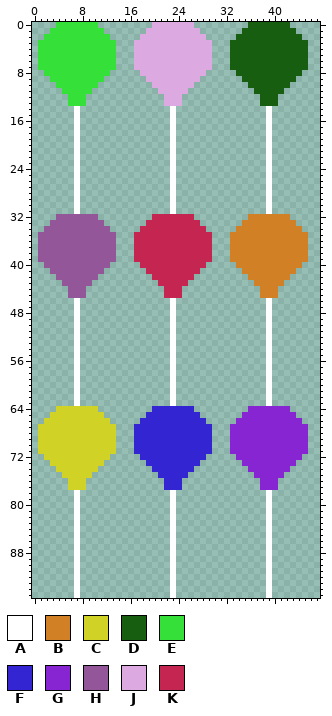
Sprite sheet -- graphics/balloons.png. The picture above was drawn from the file before the commit.
The file is 48x96 pixels. Pixels under 10% opacity are left out. Colours within 5 levels of each other are drawn and written as one.
Palette (. is transparent): A #ffffff  B #d28025  C #d0d225  D #185e11  E #35e139  F #3325d2  G #8725d2  H #935698  J #dca9e1  K #c42651
The same view after the edit:
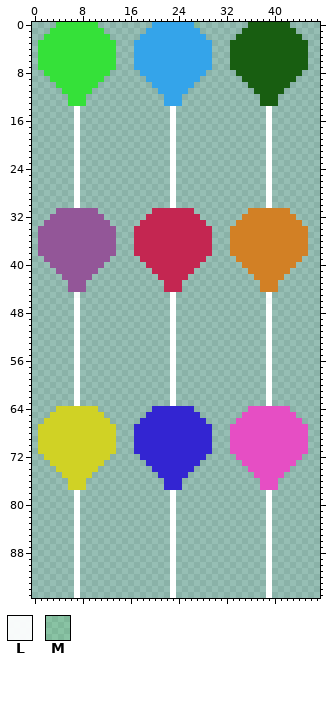
Colours new in this view: L #ffffffef  M #35e13921
Difference:
colour G: #8725d2 -> #e64ec4
colour J: #dca9e1 -> #34a4ea
y 0: x 27 . -> M
y 31: x 4..10 ...A... -> HHHHHHH; x 20..26 ...A... -> KKKKKKK; x 36..42 ...A... -> BBBBBBB
y 32: x 3 . -> H; x 11 . -> H; x 19 . -> K; x 27 . -> K; x 35 . -> B; x 43 . -> B
y 33: x 2 . -> H; x 12 . -> H; x 18 . -> K; x 28 . -> K; x 34 . -> B; x 44 . -> B
y 34: x 1 . -> H; x 13 . -> H; x 17 . -> K; x 29 . -> K; x 33 . -> B; x 45 . -> B
y 39: x 1 H -> .; x 13 H -> .; x 17 K -> .; x 29 K -> .; x 33 B -> .; x 45 B -> .
y 40: x 2 H -> .; x 12 H -> .; x 18 K -> .; x 28 K -> .; x 34 B -> .; x 44 B -> .
y 41: x 3 H -> .; x 11 H -> .; x 19 K -> .; x 27 K -> .; x 35 B -> .; x 43 B -> .
y 42: x 4 H -> .; x 10 H -> .; x 20 K -> .; x 26 K -> .; x 36 B -> .; x 42 B -> .
y 43: x 5 H -> .; x 9 H -> .; x 21 K -> .; x 25 K -> .; x 37 B -> .; x 41 B -> .
y 45: x 6..8 HHH -> .L.; x 22..24 KKK -> .A.; x 38..40 BBB -> .A.
y 46: x 39 A -> L
